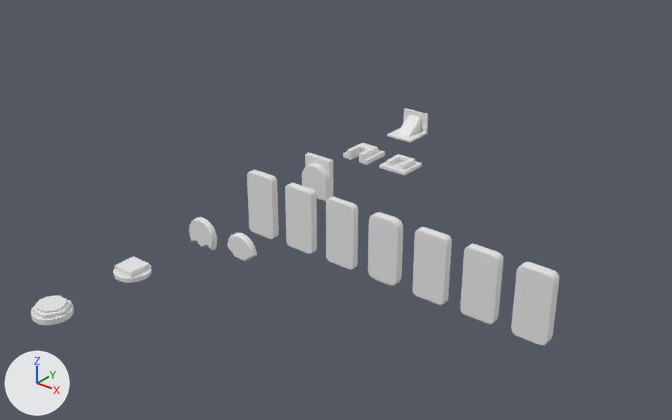
A saved change to the Blender file MyModelChallenge.blend.
Before and after are seen from a camera (50 mm lens) standing at (34.8, -21.5, 24.0) and looking at (4.3, 16.6, 0.4). The axes (+X, +Y, +Z) are drawn at lower left. The lights are the same throughout.

Objects in the first picture: 'Day01', 'Day02_1', 'Day02_2', 'Day03_1', 'Day04_1', 'Day04_2', 'Day04_3', 'Day04_4', 'Day04_5', 'Day04_6', 'Day04_7', 'Day05_1', 'Day05_2', 'Day06_1', 'Day07_1'.
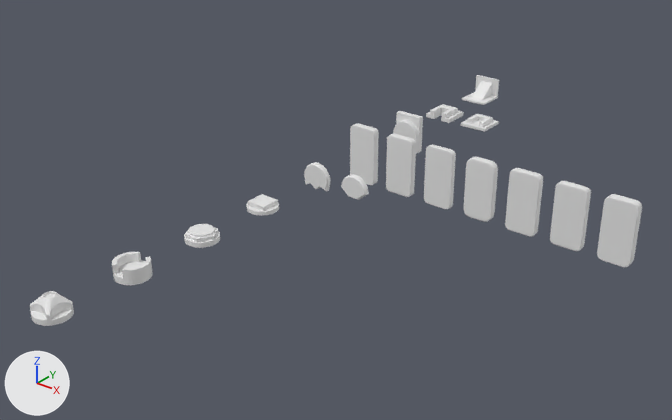
Boxes [x1, y1, x2, y2] around the edits, measured in the pictures (672 x 420 px):
'Day04_1', moved
    before: [511, 262, 559, 346]
    after: [597, 194, 642, 267]
'Day04_2', moved
    before: [460, 244, 503, 324]
    after: [550, 181, 591, 251]
'Day04_3', moved
    before: [412, 227, 452, 305]
    after: [505, 168, 543, 237]
'Day04_4', moved
    before: [368, 212, 403, 286]
    after: [464, 156, 498, 222]
'Day04_5', moved
    before: [326, 197, 358, 270]
    after: [424, 144, 456, 209]
'Day04_6', moved
    before: [285, 183, 317, 254]
    after: [386, 133, 416, 197]
'Day04_7', moved
    before: [247, 170, 279, 239]
    after: [350, 123, 379, 185]
'Day03_1', moved
    before: [302, 153, 333, 201]
    after: [393, 111, 423, 154]
'Day07_1', moved
    before: [31, 296, 74, 325]
    after: [184, 224, 220, 248]
'Day01', moved
    before: [387, 108, 428, 142]
    after: [462, 75, 499, 105]
'Day05_2', moved
    before: [189, 217, 217, 250]
    after: [304, 162, 330, 191]
'Day09_1', added
    after: [30, 291, 74, 326]
'Day08_1', added
    after: [112, 252, 152, 285]
'Day05_1', moved
    before: [227, 232, 257, 261]
    after: [341, 174, 369, 200]
'Day02_2', moved
    before: [343, 143, 385, 165]
    after: [426, 104, 464, 123]
'Day02_1', moved
    before: [379, 154, 422, 176]
    after: [461, 114, 499, 132]

The change, as a list of edits to the scene's bpy script:
```text
Add me_circle_006:
    me_circle_006.from_pydata(...)  # 1438 vertices, 1436 faces; spans x -1.0..1.0, y -1.0..1.0, z -0.33..0.8
    me_circle_006.polygons.foreach_set('use_smooth', [True] * 1436)
Add me_circle_005:
    me_circle_005.from_pydata(...)  # 1602 vertices, 1600 faces; spans x -1.0..1.0, y -1.0..1.0, z -0.4..0.5
    me_circle_005.polygons.foreach_set('use_smooth', [True] * 1600)
Change ob_day01:
    ob_day01.location: (0.0, 30.0, 0.0) -> (0.0, 40.0, 0.0)
Change ob_day02_1:
    ob_day02_1.location: (3.0, 25.0, 0.0) -> (3.0, 35.0, 0.0)
Change ob_day02_2:
    ob_day02_2.location: (0.0, 25.0, 0.0) -> (0.0, 35.0, 0.0)
Change ob_day03_1:
    ob_day03_1.location: (0.07, 20.0, 0.0) -> (0.07, 30.0, 0.0)
Change ob_day04_1:
    ob_day04_1.location: (18.0, 15.0, 0.0) -> (18.0, 25.0, 0.0)
Change ob_day04_7:
    ob_day04_7.location: (0.0, 15.0, 0.0) -> (0.0, 25.0, 0.0)
Change ob_day04_2:
    ob_day04_2.location: (15.0, 15.0, 0.0) -> (15.0, 25.0, 0.0)
Change ob_day04_3:
    ob_day04_3.location: (12.0, 15.0, 0.0) -> (12.0, 25.0, 0.0)
Change ob_day04_4:
    ob_day04_4.location: (9.0, 15.0, 0.0) -> (9.0, 25.0, 0.0)
Change ob_day04_5:
    ob_day04_5.location: (6.0, 15.0, 0.0) -> (6.0, 25.0, 0.0)
Change ob_day04_6:
    ob_day04_6.location: (3.0, 15.0, 0.0) -> (3.0, 25.0, 0.0)
Change ob_day05_1:
    ob_day05_1.location: (3.0, 10.0, 0.0) -> (3.0, 20.0, 0.0)
Change ob_day05_2:
    ob_day05_2.location: (0.0, 10.0, 0.0) -> (0.0, 20.0, 0.0)
Change ob_day07_1:
    ob_day07_1.location: (0.0, 0.0, 0.0) -> (0.0, 10.0, 0.0)
Add ob_day09_1:
    ob_day09_1 = bpy.data.objects.new('Day09_1', me_circle_006)
    ob_day09_1.location = (0.0, 0.0, 0.0)
    _m = ob_day09_1.modifiers.new('Subdivision', 'SUBSURF')
    _m.levels = 2
Add ob_day08_1:
    ob_day08_1 = bpy.data.objects.new('Day08_1', me_circle_005)
    ob_day08_1.location = (0.0, 5.0, 0.0)
    _m = ob_day08_1.modifiers.new('Subdivision', 'SUBSURF')
    _m.levels = 2
```
